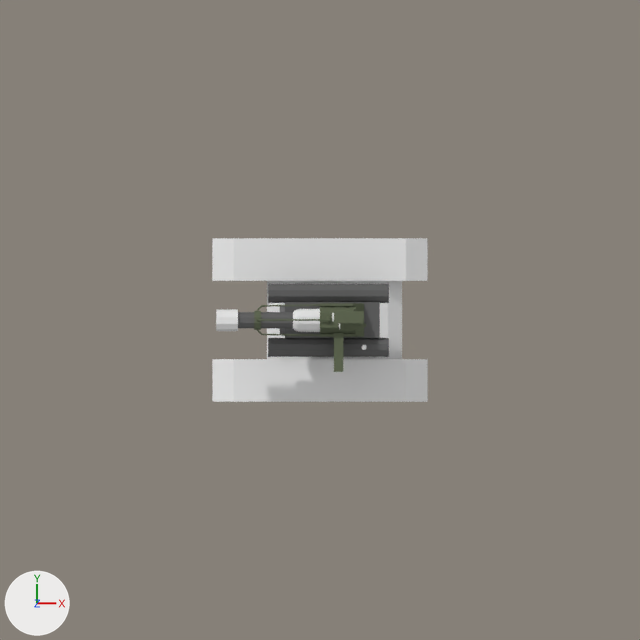
Two versions of the Blender file src/main/resources/Models/robot/robot.blend, one commit apart.
Rendered twice from the file's camera 'TileCamera'. Arrows for +X, +Y and +Z are at lower left; the lights stay in place.

Names of what the first picture shows: 'Bottom', 'Camera', 'Camera2', 'Cube', 'Cylinder_left', 'Cylinder_right', 'Track_left', 'Track_right', 'Turret_base', 'Turret_end', 'Turret_helperRight', 'Turret_holder', 'Turret_mid', 'Turret_start'.
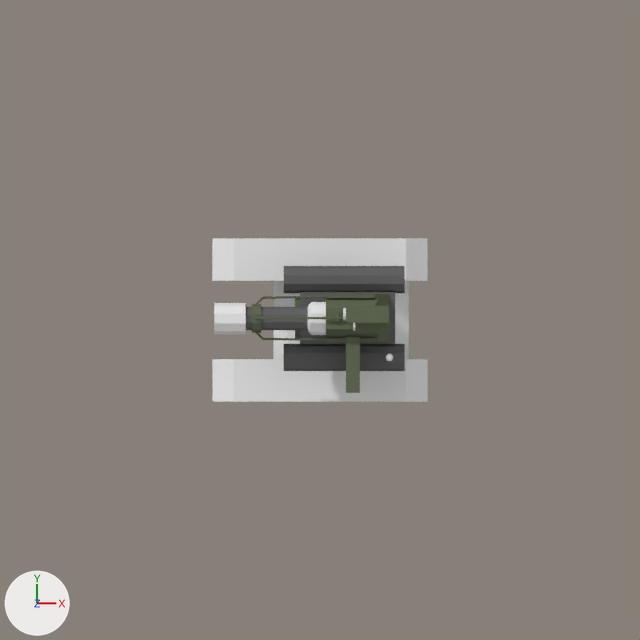
The change, as a list of edits to the scene's bpy script:
```text
Change me_cylinder_004:
    used by ob_cylinder_left; location = (0.08, -0.26, 0.87); rotation_euler = (-1.571, -1.571, -1.571), in degrees (-90, -90, -90); scale = (0.0888, 0.0888, 0.565)
    remove me_cylinder_004.from_pydata(...)  # 20 vertices, 12 faces; spans x -0.95..0.95, y -1.0..1.0, z -1.0..1.0
    add me_cylinder_004.from_pydata(...)  # 20 vertices, 12 faces; spans x -5.46..7.27, y 1.81..3.81, z 1.39..1.69
    me_cylinder_004 part 1: 20 of 20 vertices moved; they spanned x -0.95..0.95, y -1.0..1.0, z -1.0..1.0 and now span x -5.46..7.27, y 1.81..3.81, z 1.39..1.69; mean shift (0.9, 2.81, 1.54); largest move (-0.59, -0.81, 1.0) -> (7.27, 3.62, 1.45)
Add me_cylinder_016:
    me_cylinder_016.from_pydata(...)  # a 10-sided cylinder along x spanning x -5.46..7.27, y -3.88..-1.88, z 1.39..1.69
    me_cylinder_016.materials.append(mat_cylindermat)  # its picture is missing
Change ob_camera2:
    ob_camera2.location: (0.27, 0.03, 1.55) -> (0.45, 0.05, 2.09)
    ob_camera2.scale: (0.139, 0.0555, 0.0555) -> (0.201, 0.0802, 0.0802)
Change ob_camera:
    ob_camera.location: (0.3, -0.05, 1.39) -> (0.49, -0.06, 1.86)
    ob_camera.scale: (0.109, 0.0435, 0.0435) -> (0.158, 0.0628, 0.0628)
Change ob_turret_helperright:
    ob_turret_helperright.rotation_euler: (6.283, 0.0, 0.0) -> (0.0, 0.0, 0.0)  # degrees (360, 0, 0) -> degrees (0, 0, 0)
    ob_turret_helperright.location: (-0.31, 0.14, 1.12) -> (-0.12, 0.21, 1.48)
    ob_turret_helperright.scale: (1.0, 1.0, 1.0) -> (1.44, 1.44, 1.44)
Change ob_turret_helperleft:
    ob_turret_helperleft.location: (-0.31, -0.14, 1.12) -> (-0.12, -0.18, 1.48)
    ob_turret_helperleft.scale: (1.0, 1.0, 1.0) -> (1.44, 1.44, 1.44)
Change ob_turret_holder:
    ob_turret_holder.location: (-0.58, 0.0, 1.13) -> (-0.59, 0.02, 1.48)
    ob_turret_holder.scale: (-0.0892, -0.0892, -0.0306) -> (-0.129, -0.129, -0.0442)
Change ob_turret_end:
    ob_turret_end.location: (-0.87, 0.0, 1.13) -> (-0.84, 0.01, 1.48)
    ob_turret_end.scale: (0.102, 0.102, 0.102) -> (0.147, 0.147, 0.147)
Change ob_turret_mid:
    ob_turret_mid.location: (-0.55, 0.0, 1.13) -> (-0.27, 0.01, 1.48)
    ob_turret_mid.scale: (0.0762, 0.0762, 0.406) -> (0.11, 0.11, 0.587)
Change ob_turret_start:
    ob_turret_start.location: (-0.14, 0.0, 1.13) -> (-0.04, 0.01, 1.48)
    ob_turret_start.scale: (0.107, 0.107, 0.152) -> (0.155, 0.155, 0.112)
Change ob_turret_base:
    ob_turret_base.location: (0.15, 0.0, 1.11) -> (0.28, 0.02, 1.46)
    ob_turret_base.scale: (0.155, 0.155, 0.155) -> (0.224, 0.224, 0.224)
Change ob_cylinder_left:
    ob_cylinder_left.rotation_euler: (-1.571, -1.571, -1.571) -> (0.0, 0.0, 0.0)  # degrees (-90, -90, -90) -> degrees (0, 0, 0)
    ob_cylinder_left: bpy.data.objects.new('Cylinder_left', me_cylinder_004) -> bpy.data.objects.new('Cylinder_left', me_cylinder_016)
    ob_cylinder_left.location: (0.08, -0.26, 0.87) -> (0.14, 0.02, -0.15)
    ob_cylinder_left.scale: (0.0888, 0.0888, 0.565) -> (0.0891, 0.128, 0.816)
Change ob_cylinder_right:
    ob_cylinder_right.rotation_euler: (-1.571, -1.571, -1.571) -> (0.0, 0.0, 0.0)  # degrees (-90, -90, -90) -> degrees (0, 0, 0)
    ob_cylinder_right.location: (0.08, 0.25, 0.87) -> (0.14, 0.02, -0.15)
    ob_cylinder_right.scale: (0.0888, 0.0888, 0.565) -> (0.0891, 0.128, 0.816)
Change ob_cube:
    ob_cube.location: (0.11, 0.0, 0.87) -> (0.26, 0.02, 1.11)
    ob_cube.scale: (0.444, 0.169, 0.0863) -> (0.446, 0.244, 0.125)
Change ob_bottom:
    ob_bottom.location: (0.13, 0.0, 0.26) -> (0.19, 0.0, 0.26)
Change ob_track_left:
    ob_track_left.location: (0.0, -0.6, 0.26) -> (0.0, -0.6, 0.32)
    ob_track_left.scale: (1.0, 1.0, 0.651) -> (1.0, 1.0, -0.787)
Change ob_track_right:
    ob_track_right.location: (0.0, 0.6, 0.26) -> (0.0, 0.6, 0.32)
    ob_track_right.scale: (1.0, 1.0, 0.651) -> (1.0, 1.0, -0.787)
```

What differs and where, as boxes [x1, y1, x2, y2] in the pictures (640 x 640 px; the box of a moved part takes in the faces that stretch with it):
'Track_right', moved, rescaled: [212, 238, 428, 281] in both
'Track_left', moved, rescaled: [212, 359, 428, 402] in both
'Cylinder_right', reshaped, moved, rescaled, turned: before [268, 284, 389, 303]; after [284, 266, 405, 293]
'Cylinder_left', reshaped, moved, rescaled, turned: before [268, 338, 389, 357]; after [284, 344, 405, 371]
'Bottom', moved: before [267, 281, 402, 359]; after [273, 281, 409, 359]
'Turret_base', moved, rescaled (42% wider, 40% taller): before [320, 303, 364, 337]; after [326, 294, 389, 342]
'Cube', moved, rescaled (43% taller): before [285, 302, 380, 338]; after [300, 292, 395, 344]
'Turret_mid', moved, rescaled: before [238, 312, 293, 328]; after [246, 307, 308, 330]
'Turret_end', moved, rescaled (43% wider, 45% taller): before [216, 310, 238, 331]; after [214, 303, 246, 334]
'Camera2', moved, rescaled (42% wider, 38% taller): before [334, 311, 364, 323]; after [346, 306, 389, 323]
'Turret_start', moved, rescaled (29% narrower, 42% taller): before [293, 309, 320, 332]; after [307, 302, 326, 335]
'Camera', moved, rescaled (40% wider, 38% taller): before [340, 323, 364, 330]; after [355, 323, 389, 333]
'Turret_helperLeft', moved, rescaled: before [257, 330, 320, 336]; after [255, 332, 326, 341]
'Turret_holder', moved, rescaled: before [254, 311, 261, 330]; after [252, 304, 261, 333]
'Turret_helperRight', moved, rescaled, turned: before [257, 304, 320, 311]; after [255, 296, 326, 304]
part 1 of me_cylinder_004, moved or reshaped: before [268, 284, 389, 357]; after [284, 266, 405, 293]
